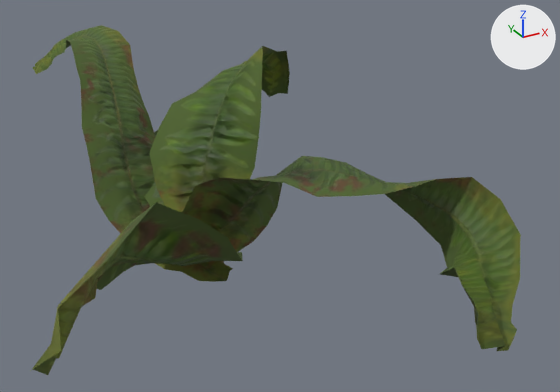
An edit to the glTF model game/assets/models/hf/fern_b.gltf, drawn before and after from the same camera.
One viewpoint serves both versions: a 50 mm camera at (-0.348, -0.89, 0.496) aimed at (0.103, -0.07, 0.086). Every picture has the same lights, and +X, +Y and +Z are marked at upper right. The older version comes first. Vertices at exactly the same position are counted once.

Names of what the first picture shows: 'fern_b'.
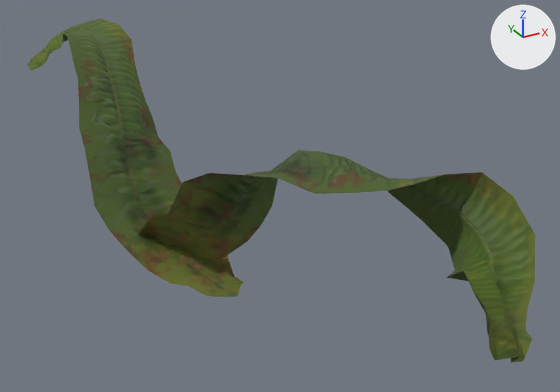
Boxes [x1, y1, x2, y2] around the edits, measured in the pictures (560 x 392 px; the box of a moved part takes in the faces that stretch with it):
```json
{"object": "fern_b", "change": "reshaped", "before": [30, 25, 521, 375], "after": [27, 19, 535, 362]}
{"part": 1, "of": "me_plane_044", "change": "moved or reshaped", "before": [33, 25, 233, 282], "after": [27, 19, 244, 297]}
{"part": 2, "of": "me_plane_044", "change": "moved or reshaped", "before": [182, 156, 521, 351], "after": [139, 150, 535, 362]}
{"part": 3, "of": "me_plane_044", "change": "deleted", "before": [144, 130, 165, 207], "on screen": "mostly hidden"}
{"part": 4, "of": "me_plane_044", "change": "deleted", "before": [30, 202, 243, 375], "on screen": "green"}
{"part": 5, "of": "me_plane_044", "change": "deleted", "before": [150, 46, 290, 212], "on screen": "green"}
```

Scene script edits in JSON lines:
```json
{"block": "me_plane_044", "where": "# used by ob_fern_b; location = (0.0, 0.0, 0.0)"}
{"op": "remove", "block": "me_plane_044", "code": "me_plane_044.from_pydata(...)  # 445 vertices, 672 faces; spans x -0.262..0.259, y -0.426..0.43, z -0.008..0.257"}
{"op": "add", "block": "me_plane_044", "code": "me_plane_044.from_pydata(...)  # 230 vertices, 352 faces; spans x -0.112..0.27, y -0.444..0.449, z -0.013..0.252"}
{"block": "me_plane_044", "change": "me_plane_044 part 1: the loose piece of 115 vertices spanning x -0.107..0.03, y -0.101..0.43, z -0.001..0.244 is scaled about its middle by 1.08, then moved by (0.0, -0.002, -0.001)"}
{"block": "me_plane_044", "change": "me_plane_044 part 2: the loose piece of 115 vertices spanning x -0.056..0.259, y -0.426..0.025, z -0.003..0.161 is scaled about its middle by 1.08, then moved by (-0.001, 0.001, -0.001)"}
{"block": "me_plane_044", "change": "me_plane_044 part 3: the loose piece of 85 vertices spanning x -0.042..0.195, y -0.052..0.301, z 0.013..0.14 is deleted"}
{"block": "me_plane_044", "change": "me_plane_044 part 4: the loose piece of 65 vertices spanning x -0.262..0.037, y -0.245..0.015, z 0.013..0.179 is deleted"}
{"block": "me_plane_044", "change": "me_plane_044 part 5: the loose piece of 65 vertices spanning x -0.037..0.235, y -0.054..0.174, z -0.008..0.257 is deleted"}
```
